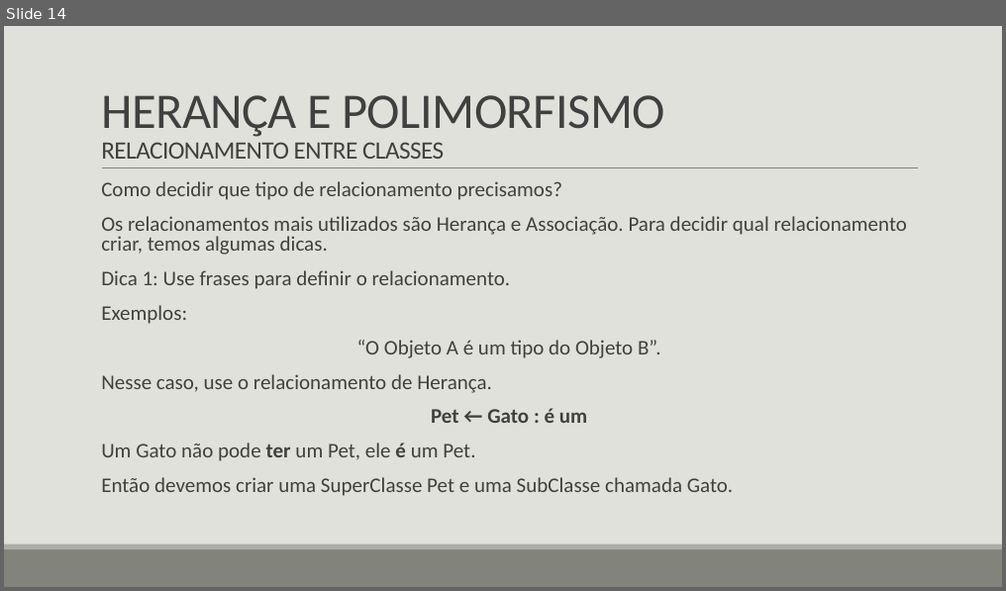
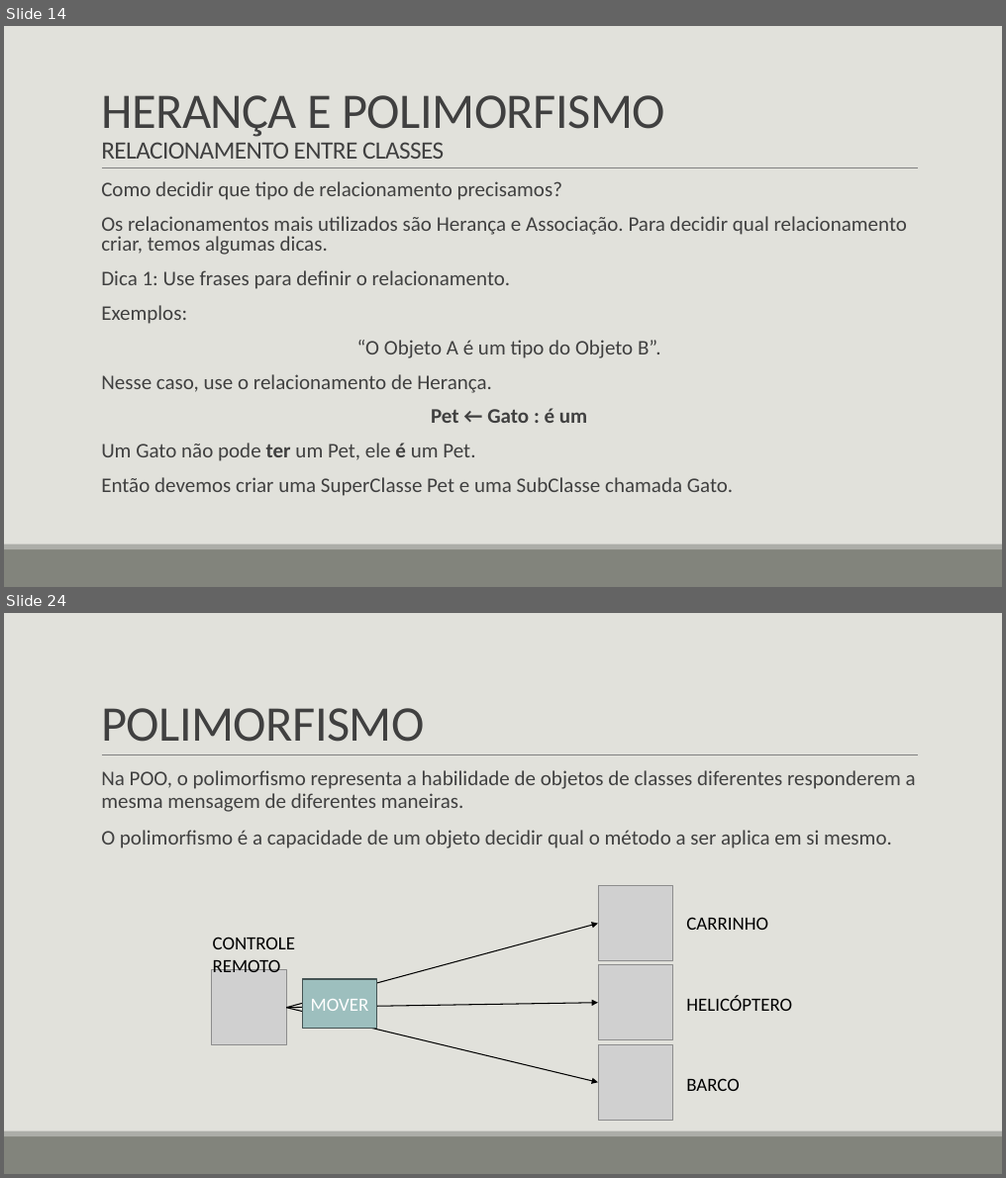
Before and after one commit to LucasHerculanoAmaro/Minhas-Aulas, a slide deck: Euripedes Simões de Paula/Java/Programação Orientada a Objetos 2/Programação Orientada a Objetos 2.pptx. Shown one above the other, each under a label of ours: slide 14 before the commit, slides 14 and 24 after it; the slides between them are not shown. The pictures are 1006x591 and 1006x1178 pixels, drawn with LibreOffice and Linux fonts; fonts in the diff are those of the drawing; grey boxes stand for pictures. Boxes give left, top, right and bottom in pixels: in the first picture for what was removed or moved away, otherwise in the second. Text is boxed around its words. In the diff, an @@ line names an element or a change of style, - is before the commit and + after.

```diff
--- a/Euripedes Simões de Paula/Java/Programação Orientada a Objetos 2/Programação Orientada a Objetos 2.pptx
+++ b/Euripedes Simões de Paula/Java/Programação Orientada a Objetos 2/Programação Orientada a Objetos 2.pptx
@@ slide 24 added at [4,613,1002,1174], background #E1E1DB; not listed: 3 template elements that a slide beside it also shows @@
@@ title added at [101,708,425,742], 48 pt, text #404040 @@
+POLIMORFISMO
@@ text added at [101,770,916,849], 20 pt, text #404040 @@
+  Na POO, o polimorfismo representa a habilidade de objetos de classes diferentes responderem a mesma mensagem de diferentes maneiras.
+  O polimorfismo é a capacidade de um objeto decidir qual o método a ser aplica em si mesmo.
@@ picture added at [598,886,673,961] @@
@@ text added at [213,937,296,972], 18 pt, text #000000 @@
+CONTROLE
+REMOTO
@@ arrow added from (286, 1008) to (598, 924), #000000 1 pt @@
@@ text added at [686,917,768,930], 18 pt, text #000000 @@
+CARRINHO
@@ picture added at [598,965,673,1041] @@
@@ picture added at [211,970,286,1045] @@
@@ rectangle added at [302,980,377,1029], fill #9DBFBE, outline #455453 1.25 pt, 18 pt, text #FFFFFF @@
+MOVER
@@ text added at [686,995,792,1011], 18 pt, text #000000 @@
+HELICÓPTERO
@@ arrow added from (286, 1008) to (598, 1003), #000000 1 pt @@
@@ arrow added from (286, 1008) to (598, 1082), #000000 1 pt @@
@@ picture added at [598,1045,673,1120] @@
@@ text added at [686,1078,740,1091], 18 pt, text #000000 @@
+BARCO
```
Also in this commit, not shown: 1 slide changed, 13 other slides added, 1 other file.
